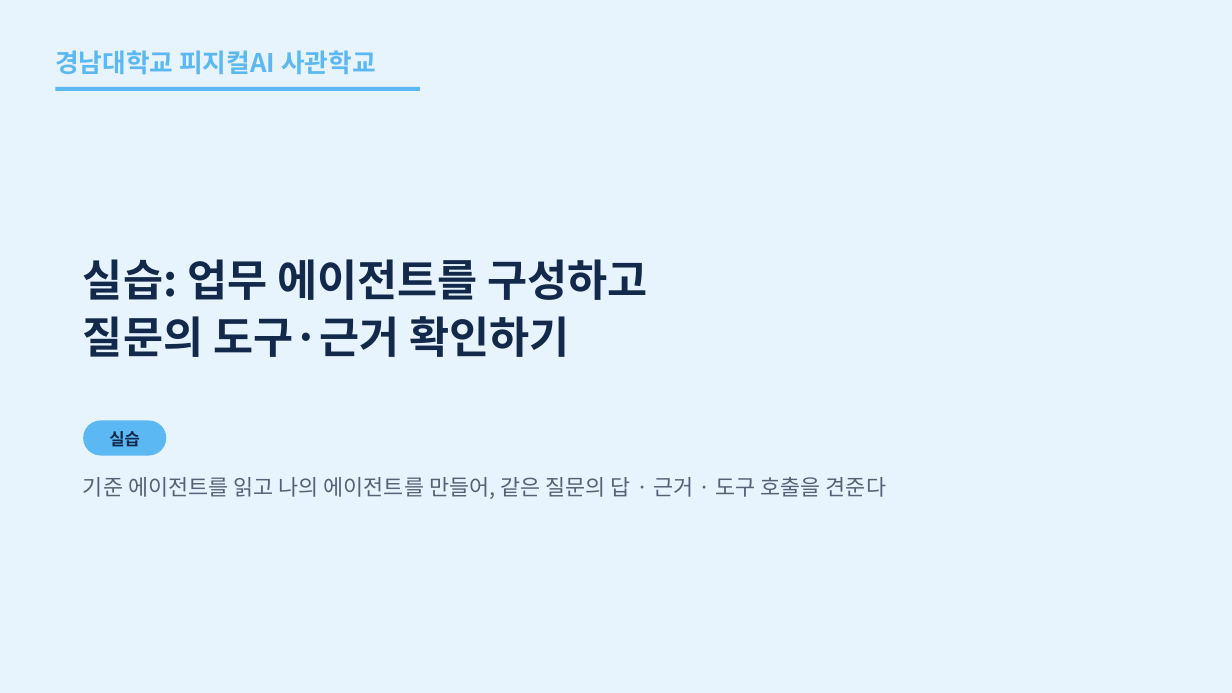
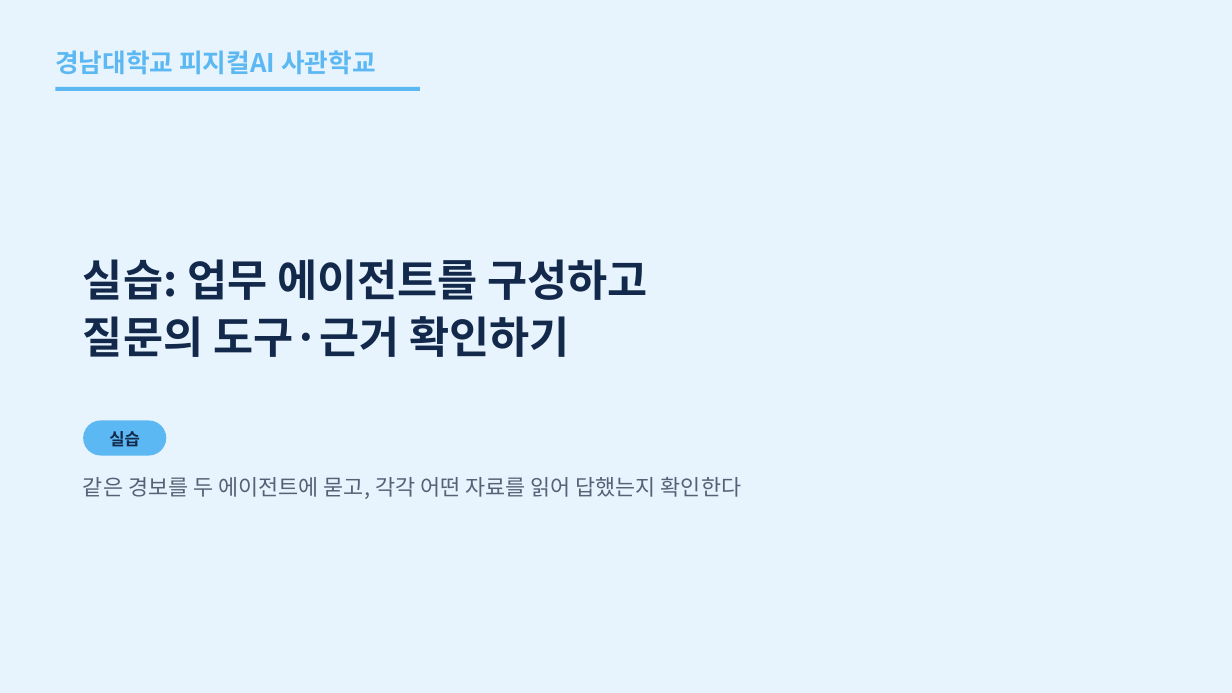
Before and after one commit to uengine-oss/hyd-iot-edu, a slide deck: slide 61 of workspace/강의제작/산출물/통합반/이론/05회차/통합반_05일차.pptx. Drawn at 1232x693 pixels with LibreOffice and Linux fonts; fonts in the diff are those of the drawing. Boxes give left, top, right and bottom in pixels: in the first picture for what was removed or moved away, otherwise in the second. Text is boxed around its words. In the diff, an @@ line names an element or a change of style, - is before the commit and + after.

Commit message:
통합반 5회차 61~62장 비교 실습을 같은 경보의 조회 대상과 관측 시각으로 고친다

```diff
--- a/workspace/강의제작/산출물/통합반/이론/05회차/통합반_05일차.pptx
+++ b/workspace/강의제작/산출물/통합반/이론/05회차/통합반_05일차.pptx
@@ text at (83, 477, 741, 499): text changed @@
-기준 에이전트를 읽고 나의 에이전트를 만들어, 같은 질문의 답 · 근거 · 도구 호출을 견준다
+같은 경보를 두 에이전트에 묻고, 각각 어떤 자료를 읽어 답했는지 확인한다
```
Also in this commit, not shown: 1 other slide changed, 19 other files.
